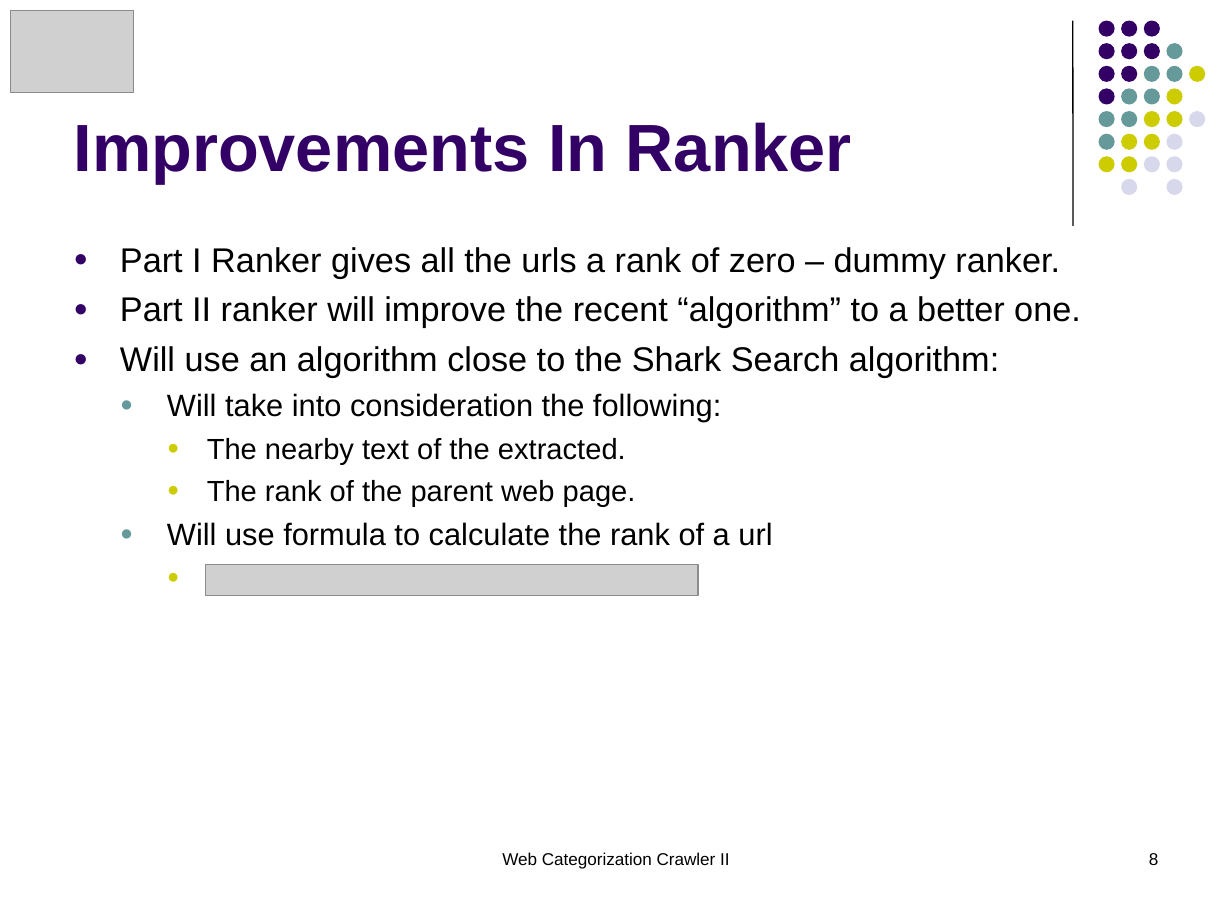
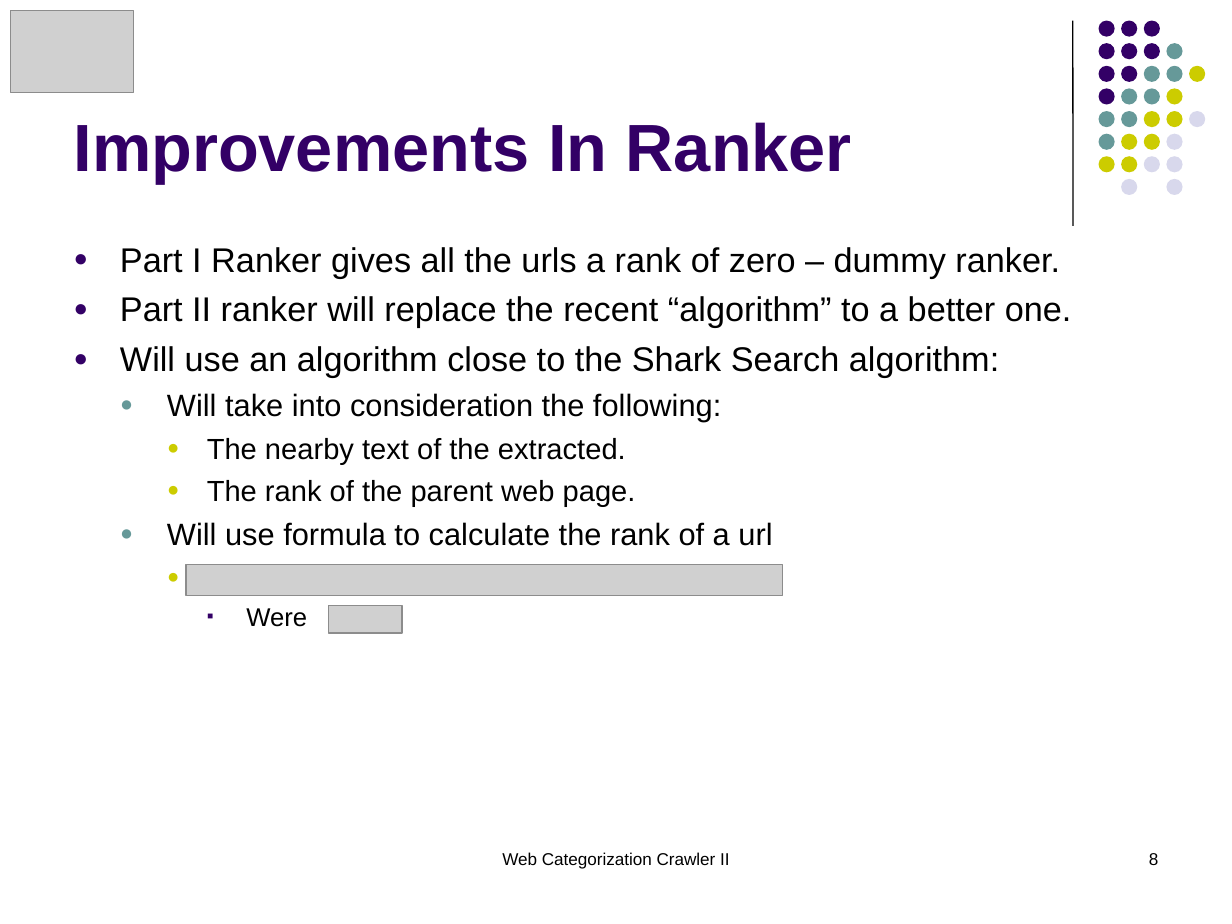
Before and after one commit to tru3d3v/iwebcrawler, a slide deck: slide 8 of Docs/Documentation/Presentations/Crawler.Design.Mid.II.ppt. Drawn at 1232x924 pixels with LibreOffice and Linux fonts; fonts in the diff are those of the drawing; grey boxes stand for pictures. Boxes give left, top, right and bottom in pixels: in the first picture for what was removed or moved away, otherwise in the second. Text is boxed around its words. In the diff, an @@ line names an element or a change of style, - is before the commit and + after.

```diff
--- a/Docs/Documentation/Presentations/Crawler.Design.Mid.II.ppt
+++ b/Docs/Documentation/Presentations/Crawler.Design.Mid.II.ppt
@@ text at (x1=120, y1=296, x2=1072, y2=328): text changed @@
-● Part II ranker will improve the recent “algorithm” to a better one.
+● Part II ranker will replace the recent “algorithm” to a better one.
@@ picture resized from (x1=206, y1=564, x2=699, y2=595) to (x1=186, y1=564, x2=782, y2=595) @@
@@ text at (x1=246, y1=608, x2=307, y2=627): paragraph added @@
+      ▪ Were
@@ picture added at (x1=329, y1=606, x2=403, y2=633) @@
```
Also in this commit, not shown: 5 other slides changed.
